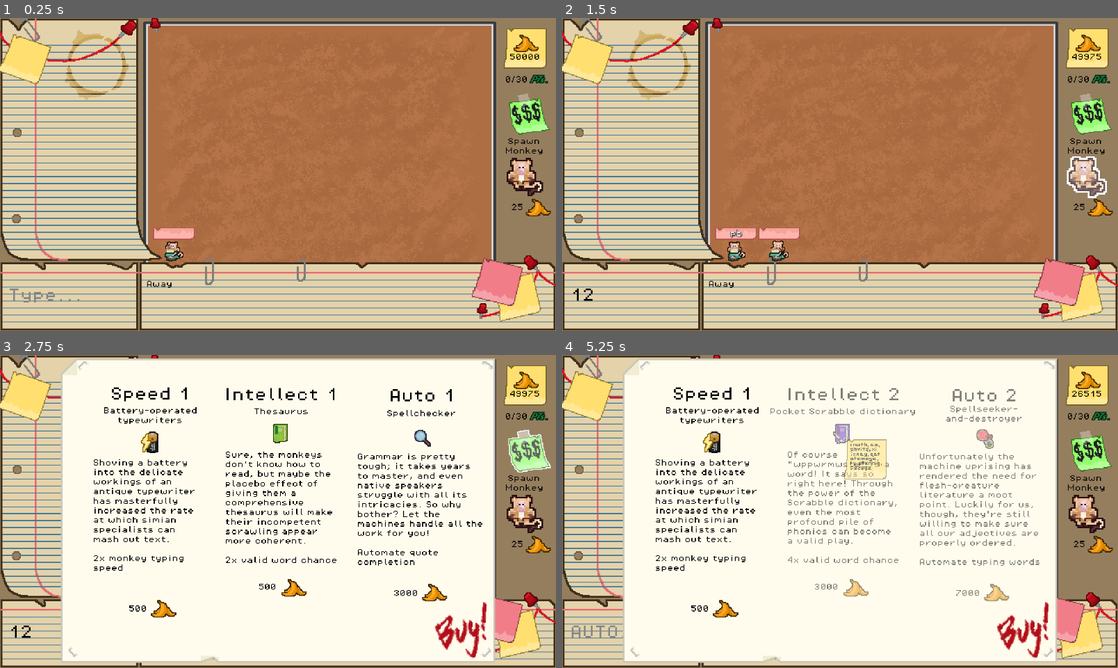
Above: before the commit, frames 1-4 (two rows, left to right).
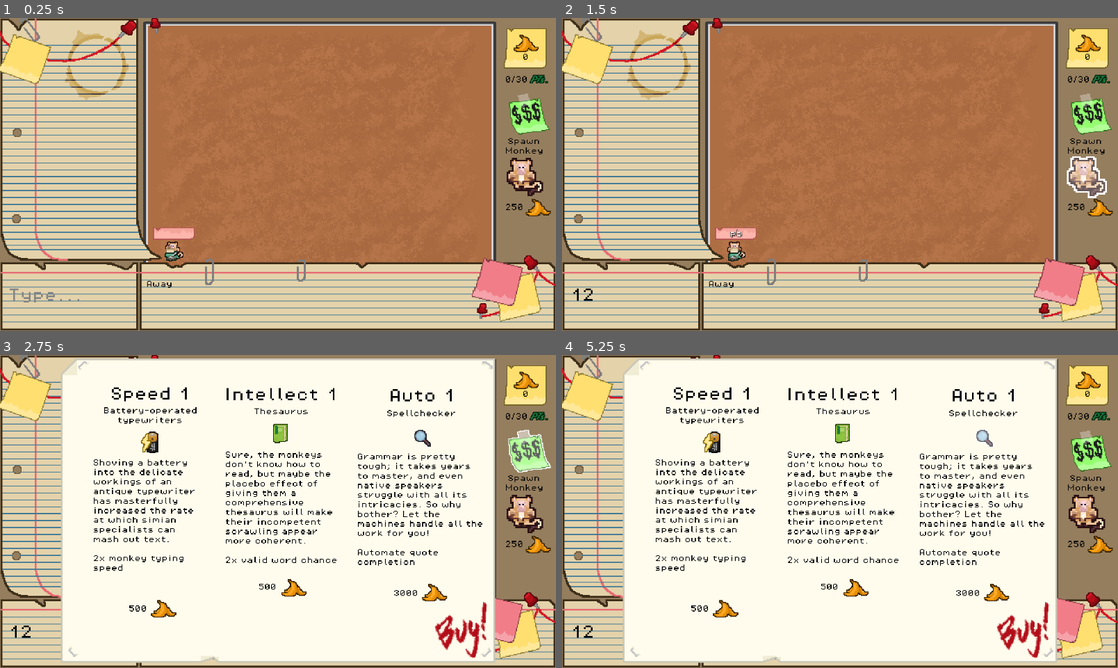
Above: after the commit, the same moments.

Repository: levienk/GMTK-Game-Jam-2024
Game: Godot game, scene res://game.tscn
Same seed, same stepped clock (60 frames per second), same inputs: the game is played once before the commit and once after it. Sound files missing from this copy of the repository are replaced by a short silence.
Inputs (mouse positions are in pixels of both pictures, inside the frame that each line leads up to):
- Up to frame 1 (0.25 s): no input
- Up to frame 2 (1.5 s): click (634, 296) at 0.52 s; type "12" at 0.6 s; click "25" (after the commit: "250") at 1.25 s
- Up to frame 3 (2.75 s): click (528, 452) at 2 s
- Up to frame 4 (5.25 s): click "3000" at 2.75 s; click "7000" (after the commit: "3000") at 3.5 s; click "500" at 4.25 s; click "3000" at 5 s

The runs differ from the first frame. In frame 1, less than 0.1% of the frame differs, in the area x 91-97%, y 11-62%; in frame 2, 0.5%; in frame 3, less than 0.1%; in frame 4, 5.7%, in the area x 1-97%, y 10-91%.

Commit message:
Update pricing

Diff:
--- a/game.gd
+++ b/game.gd
@@ -2,9 +2,7 @@
 # Dimensions: Lucas art 112*112 480 * 360
 # Called when the node enters the scene tree for the first time.
 func _ready() -> void:
-	Bananas.bananas = 50000
-
-
+	pass
 
 # Ordering (z index)
 # Monkey = 5
--- a/game.tscn
+++ b/game.tscn
@@ -32,6 +32,7 @@
 offset_top = 149.0
 offset_right = 635.0
 offset_bottom = 213.0
+price = 250
 
 [node name="ShopButton" parent="Interface/Shop" instance=ExtResource("8_wq7y3")]
 offset_left = 582.0
